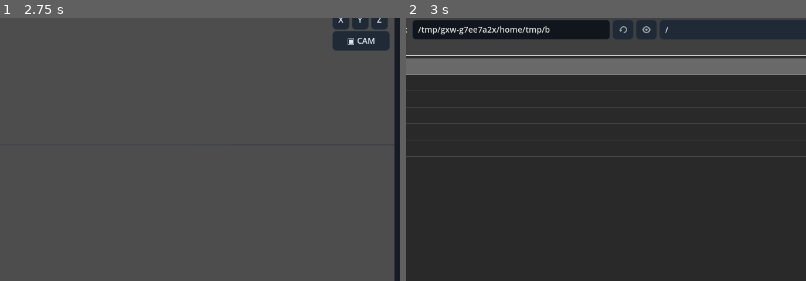
Above: before the commit, frames 1-2 (left to right).
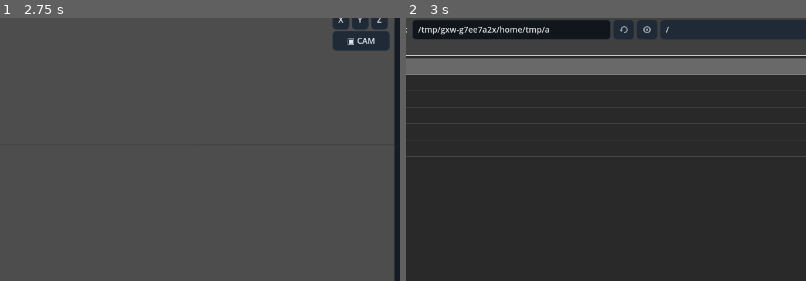
Above: after the commit, the same moments.

Repository: Onnevan/Kabuki
Game: Godot game, scene res://editor/main.tscn
The game is run twice, just before and just after one commit, with the same random seed, the same clock (stepped at 60 frames per second) and the same inputs.
Inputs:
- Up to frame 1 (2.75 s): click "↶" at 0.5 s; click "↷" at 1.25 s; click "OPEN" at 2 s
- Up to frame 2 (3 s): click "＋ IMPORT" at 2.75 s
The pictures show only the part of the screen within x 27-77%, y 16-65%; the shares and areas given below are measured in that part.

Frame 1 is identical in both runs. In frame 2, less than 0.1% of the frame differs, in the area x 34-66%, y 3-6%.

Commit message:
Add Rigging workspace controls

Diff:
--- a/editor/main.tscn
+++ b/editor/main.tscn
@@ -137,6 +137,38 @@
 text="Duplicate"
 [node name="Delete" type="Button" parent="LeftPanel/ScenePanel/SceneBox/Actions"]
 text="Delete"
+[node name="RiggingPanel" type="PanelContainer" parent="LeftPanel"]
+unique_name_in_owner=true
+visible=false
+custom_minimum_size=Vector2(0,240)
+[node name="RiggingBox" type="VBoxContainer" parent="LeftPanel/RiggingPanel"]
+[node name="RiggingTitle" type="Label" parent="LeftPanel/RiggingPanel/RiggingBox"]
+text="RIGGING"
+theme_override_font_sizes/font_size=16
+[node name="RiggingHint" type="Label" parent="LeftPanel/RiggingPanel/RiggingBox"]
+text="Hierarchy · Pivot · Bones · Skin"
+[node name="RigParent" type="OptionButton" parent="LeftPanel/RiggingPanel/RiggingBox"]
+unique_name_in_owner=true
+tooltip_text="Parent object"
+[node name="SetRigParent" type="Button" parent="LeftPanel/RiggingPanel/RiggingBox"]
+unique_name_in_owner=true
+text="SET PARENT"
+[node name="ClearRigParent" type="Button" parent="LeftPanel/RiggingPanel/RiggingBox"]
+unique_name_in_owner=true
+text="CLEAR PARENT"
+[node name="PivotHere" type="Button" parent="LeftPanel/RiggingPanel/RiggingBox"]
+unique_name_in_owner=true
+text="PIVOT TO VIEW CURSOR"
+tooltip_text="Move pivot to the current editor orbit pivot without moving visible geometry"
+[node name="BonesSeparator" type="HSeparator" parent="LeftPanel/RiggingPanel/RiggingBox"]
+[node name="AddBone" type="Button" parent="LeftPanel/RiggingPanel/RiggingBox"]
+unique_name_in_owner=true
+text="＋ BONE"
+[node name="AutoWeights" type="Button" parent="LeftPanel/RiggingPanel/RiggingBox"]
+unique_name_in_owner=true
+text="AUTO WEIGHTS"
+tooltip_text="Automatic vertex assignment for tessellated meshes"
+
 [node name="AssetsPanel" type="PanelContainer" parent="LeftPanel"]
 custom_minimum_size=Vector2(0,180)
 [node name="Assets" type="VBoxContainer" parent="LeftPanel/AssetsPanel"]
